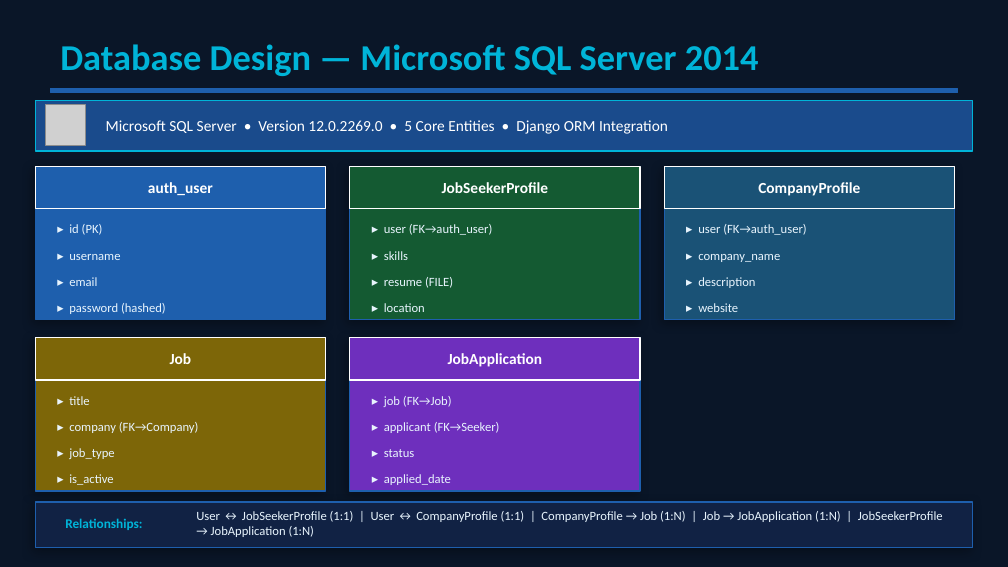
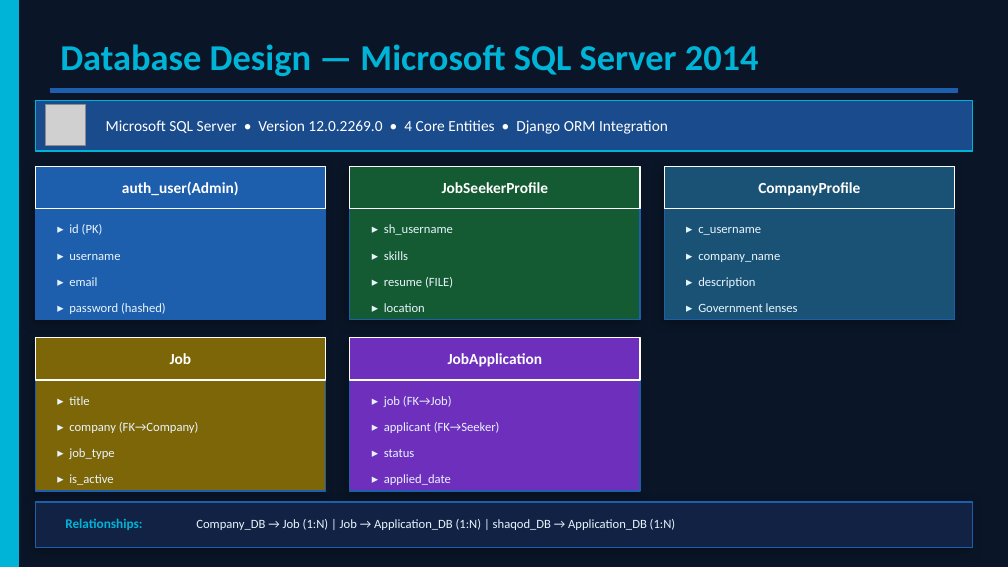
Before and after one commit to ayuu78fge2dy2tswg76fty/jobs, a slide deck: slide 7 of docoments/Fursad.pptx. Drawn at 1008x567 pixels with LibreOffice and Linux fonts; fonts in the diff are those of the drawing; grey boxes stand for pictures. Boxes give left, top, right and bottom in pixels: in the first picture for what was removed or moved away, otherwise in the second. Text is boxed around its words. In the diff, an @@ line names an element or a change of style, - is before the commit and + after.

```diff
--- a/docoments/Fursad.pptx
+++ b/docoments/Fursad.pptx
@@ rectangle added at (x1=0, y1=0, x2=18, y2=566), fill #00B4D8, outline #00B4D8 1 pt @@
@@ text at (x1=106, y1=120, x2=668, y2=134): text changed @@
-Microsoft SQL Server • Version 12.0.2269.0 • 5 Core Entities • Django ORM Integration
+Microsoft SQL Server • Version 12.0.2269.0 • 4 Core Entities • Django ORM Integration
@@ text at (x1=122, y1=181, x2=239, y2=195): text changed @@
-auth_user
+auth_user(Admin)
@@ text at (x1=384, y1=224, x2=453, y2=235): text changed @@
-▸ user (FK→auth_user)
+▸ sh_username
@@ text at (x1=698, y1=227, x2=761, y2=235): text changed @@
-▸ user (FK→auth_user)
+▸ c_username
@@ text at (x1=698, y1=303, x2=798, y2=312): text changed @@
-▸ website
+▸ Government lenses
@@ text at (x1=196, y1=519, x2=676, y2=530): text changed @@
-User ↔ JobSeekerProfile (1:1) | User ↔ CompanyProfile (1:1) | CompanyProfile → Job (1:N) | Job → JobApplication (1:N) | JobSeekerProfile → JobApplication (1:N)
+Company_DB → Job (1:N) | Job → Application_DB (1:N) | shaqod_DB → Application_DB (1:N)
```
Also in this commit, not shown: 16 other slides changed, 36 other files.
